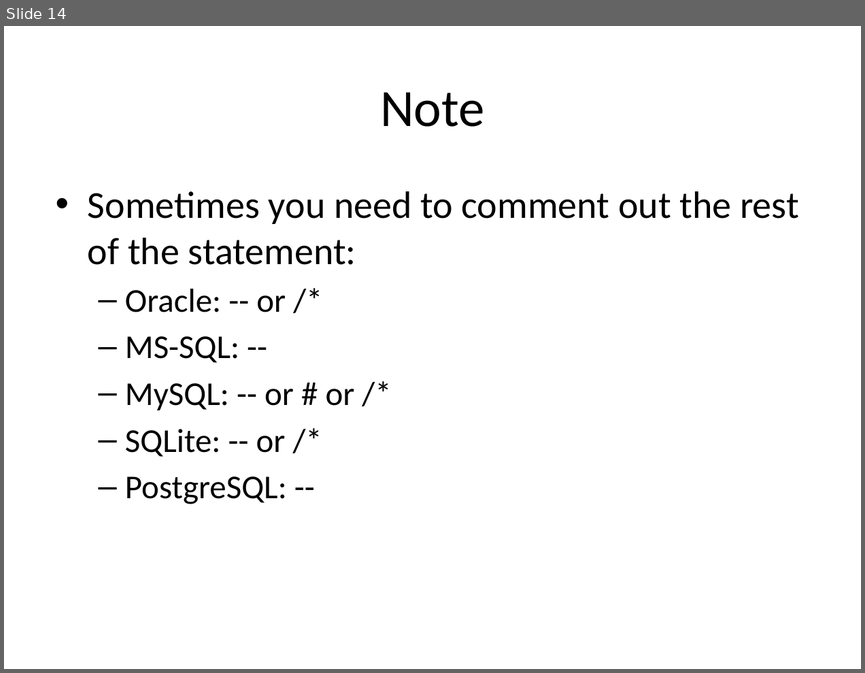
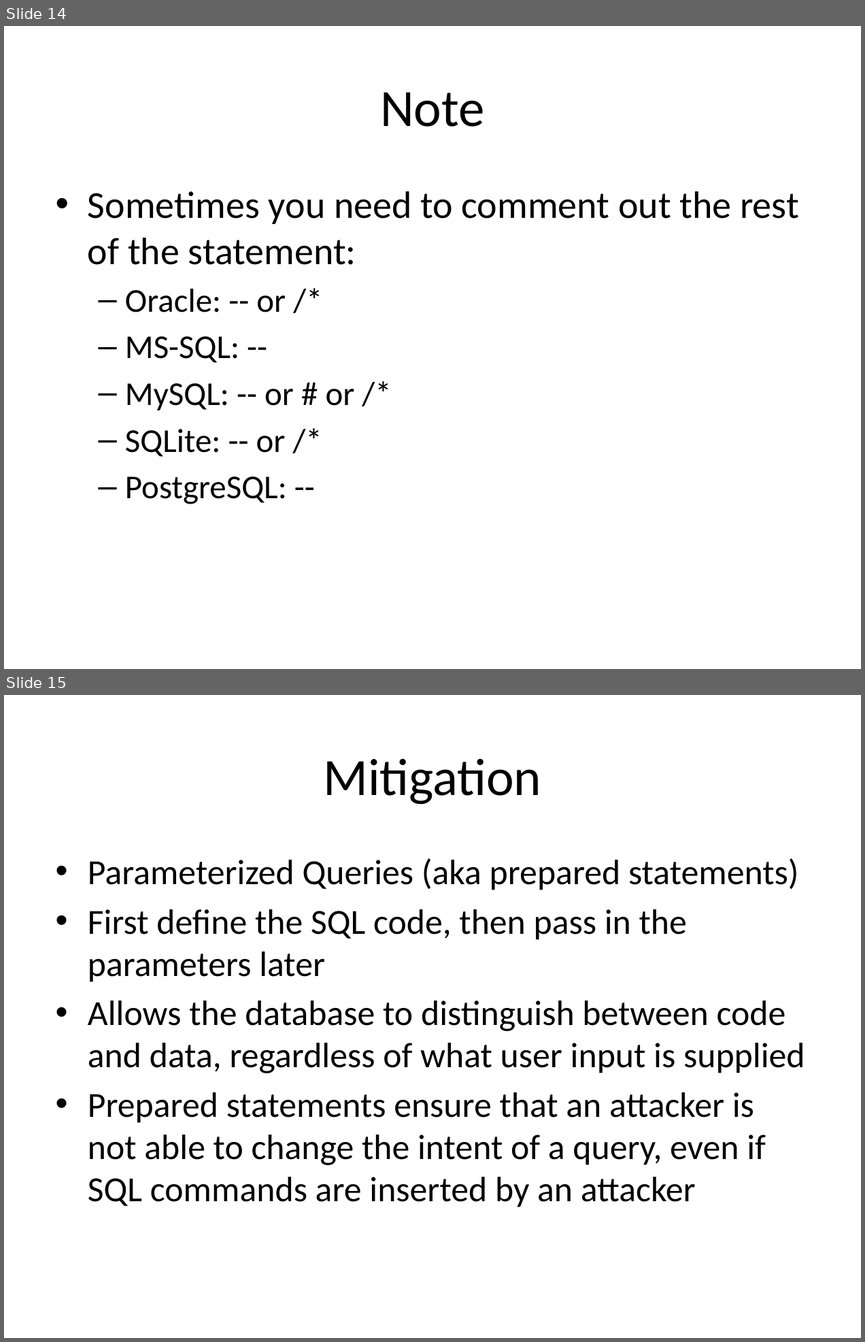
Before and after one commit to serneno/info_415_sp14, a slide deck: week4/week 4 - tuesday.pptx. Shown one above the other, each under a label of ours: slide 14 before the commit, slides 14 and 15 after it. The pictures are 865x673 and 865x1342 pixels, drawn with LibreOffice and Linux fonts; fonts in the diff are those of the drawing. Boxes give left, top, right and bottom in pixels: in the first picture for what was removed or moved away, otherwise in the second. Text is boxed around its words. In the diff, an @@ line names an element or a change of style, - is before the commit and + after.

```diff
--- a/week4/week 4 - tuesday.pptx
+++ b/week4/week 4 - tuesday.pptx
@@ slide 15 added at bbox=[4, 695, 861, 1338], background #FFFFFF @@
@@ title added at bbox=[323, 758, 541, 804], 44 pt, text #000000 @@
+Mitigation
@@ text added at bbox=[88, 858, 805, 1207], 29.6 pt, text #000000 @@
+• Parameterized Queries (aka prepared statements)
+• First define the SQL code, then pass in the parameters later
+• Allows the database to distinguish between code and data, regardless of what user input is supplied
+• Prepared statements ensure that an attacker is not able to change the intent of a query, even if SQL commands are inserted by an attacker
```
Also in this commit, not shown: 4 other slides added, 2 slides removed, 3 other files.
